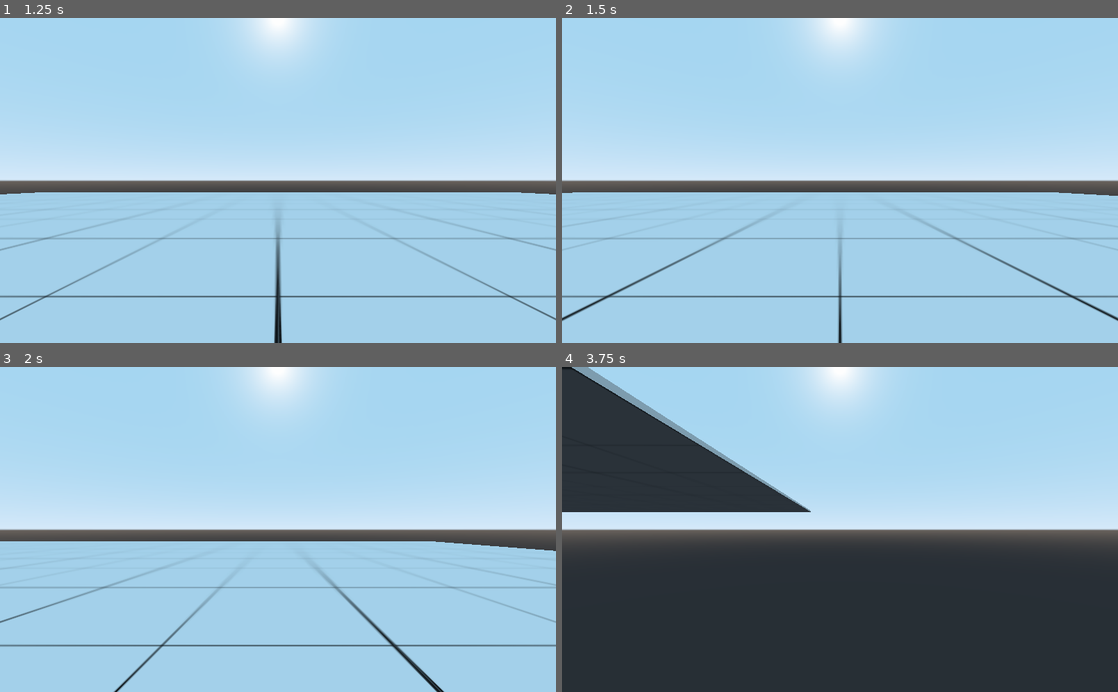
Above: before the commit, frames 1-4 (two rows, left to right).
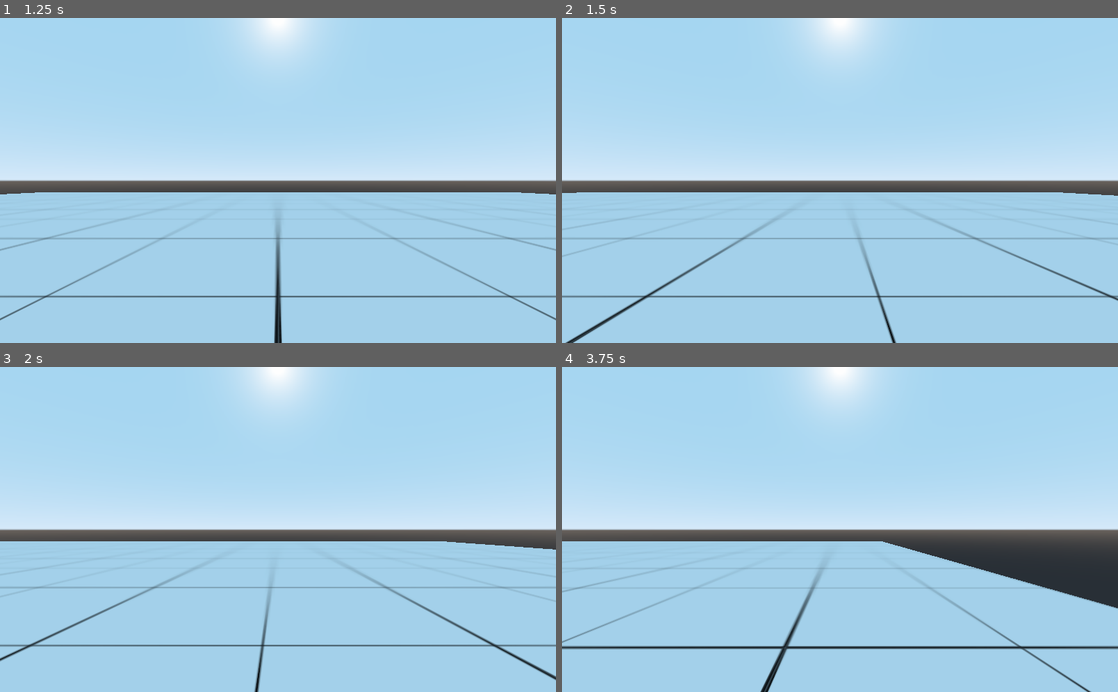
Above: after the commit, the same moments.

Repository: Blue-Bean-Games/Unnamed-Horror-Game
Game: Godot game, scene res://Scenes/Start.tscn
Same seed, same stepped clock (60 frames per second), same inputs: the game is played once before the commit and once after it.
Inputs (mouse positions are in pixels of both pictures, inside the frame that each line leads up to):
- Up to frame 1 (1.25 s): click "Episodes" at 0.5 s
- Up to frame 2 (1.5 s): tap Enter at 1.25 s; move the mouse to (962, 164) at 1.27 s; hold D (move-right) from 1.28 s (still down); tap Ctrl (crouch) at 1.35 s
- Up to frame 3 (2 s): keep holding D (move-right); tap Space (jump) at 1.52 s; tap W (prone) at 1.55 s
- Up to frame 4 (3.75 s): move the mouse to (728, 545) at 2.02 s; release D (move-right) at 2.03 s; hold S (move-backwards) 2.03-2.78 s; tap W (prone) at 2.1 s; tap Space (jump) at 2.27 s; tap Shift (sprint) at 2.3 s; move the mouse to (895, 458) at 2.77 s; hold D (move-right) 2.78-3.53 s; hold Shift (sprint) 2.78-3.53 s; tap Ctrl (crouch) at 3.05, 3.6 s; move the mouse to (812, 594) at 3.52 s; hold Z (move-forwards) from 3.53 s (still down)

Frame 1 is identical in both runs. In frame 2, 1.9% of the frame differs, in the area x 0-100%, y 53-100%; in frame 3, 1.9%; in frame 4, 53%, in the area x 0-100%, y 0-100%.

Commit message:
added prone and slower movement when prone/crouch

Diff:
--- a/Scripts/player.gd
+++ b/Scripts/player.gd
@@ -2,7 +2,7 @@
 
 var current_speed = Vector3(0, 0, 0)
 var jump_vector = Vector3(0, 0, 0)
-var movement_speed = 0.5
+var movement_speed = 50
 var mouse_sensitivity = 0.005
 var gravity = -100
 var sprinting = false
@@ -30,9 +30,9 @@
 		movement_direction += global_transform.basis.x
 
 	# sprinting
-	if Input.is_action_pressed("sprint"):
+	if Input.is_action_just_pressed("sprint"):
 		movement_speed = 100
-	else:
+	elif Input.is_action_just_released("sprint"):
 		movement_speed = 50
 
 	movement_direction = movement_direction.normalized()
@@ -50,8 +50,18 @@
 	# crouching
 	if Input.is_action_just_pressed("crouch"):
 		$CollisionShape.shape.height = 2
+		movement_speed = 25
 	elif Input.is_action_just_released("crouch"):
 		$CollisionShape.shape.height = 4
+		movement_speed = 50
+
+	# prone
+	if Input.is_action_just_pressed("prone"):
+		$CollisionShape.rotate_x(deg2rad(90))
+		movement_speed = 10
+	elif Input.is_action_just_released("prone"):
+		$CollisionShape.rotate_x(deg2rad(-90))
+		movement_speed = 50
 
 func _physics_process(delta):
 	check_keyboard_input()
@@ -65,7 +75,5 @@
 	if not is_on_floor():
 		jump_vector.y += gravity * delta
 
-	print(current_speed)
-
 	move_and_slide(current_speed)
 	move_and_slide(jump_vector, Vector3.UP)
